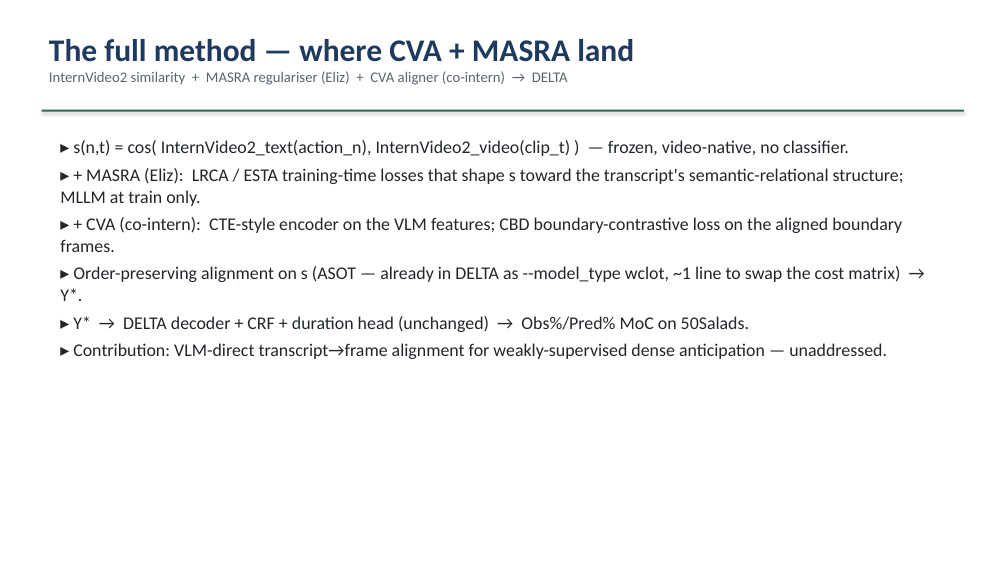
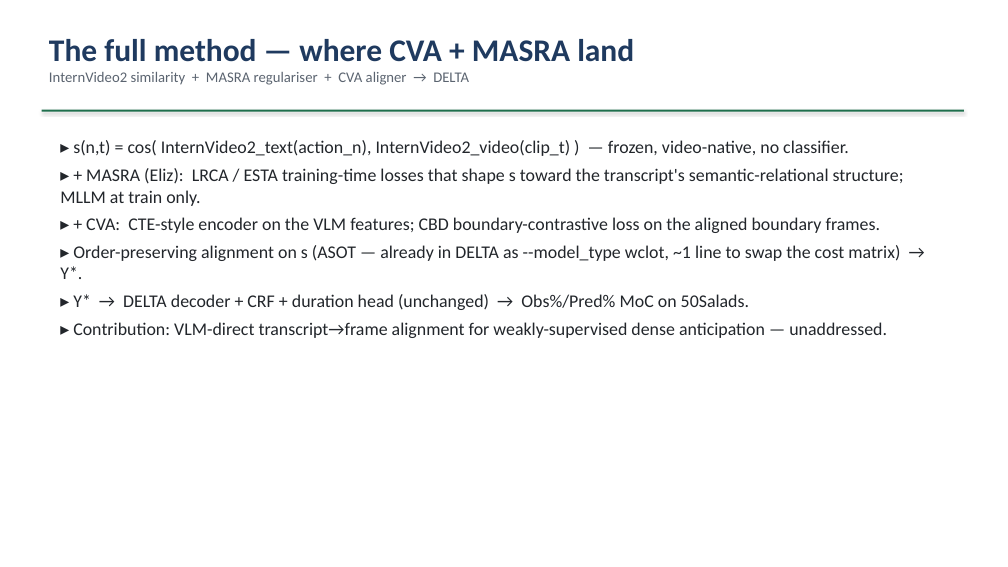
Before and after one commit to epayaslii/DELTA, a slide deck: slide 18 of slides/DELTA_progress.pptx. Drawn at 1008x567 pixels with LibreOffice and Linux fonts; fonts in the diff are those of the drawing. Boxes give left, top, right and bottom in pixels: in the first picture for what was removed or moved away, otherwise in the second. Text is boxed around its words. In the diff, an @@ line names an element or a change of style, - is before the commit and + after.

```diff
--- a/slides/DELTA_progress.pptx
+++ b/slides/DELTA_progress.pptx
@@ text at bbox=[49, 72, 469, 85]: text changed @@
-InternVideo2 similarity + MASRA regulariser (Eliz) + CVA aligner (co-intern) → DELTA
+InternVideo2 similarity + MASRA regulariser + CVA aligner → DELTA
@@ text at bbox=[86, 217, 881, 233]: text changed @@
-▸ + CVA (co-intern): CTE-style encoder on the VLM features; CBD boundary-contrastive loss on the aligned boundary frames.
+▸ + CVA: CTE-style encoder on the VLM features; CBD boundary-contrastive loss on the aligned boundary frames.
```
Also in this commit, not shown: 7 other slides changed, 10 other files.
